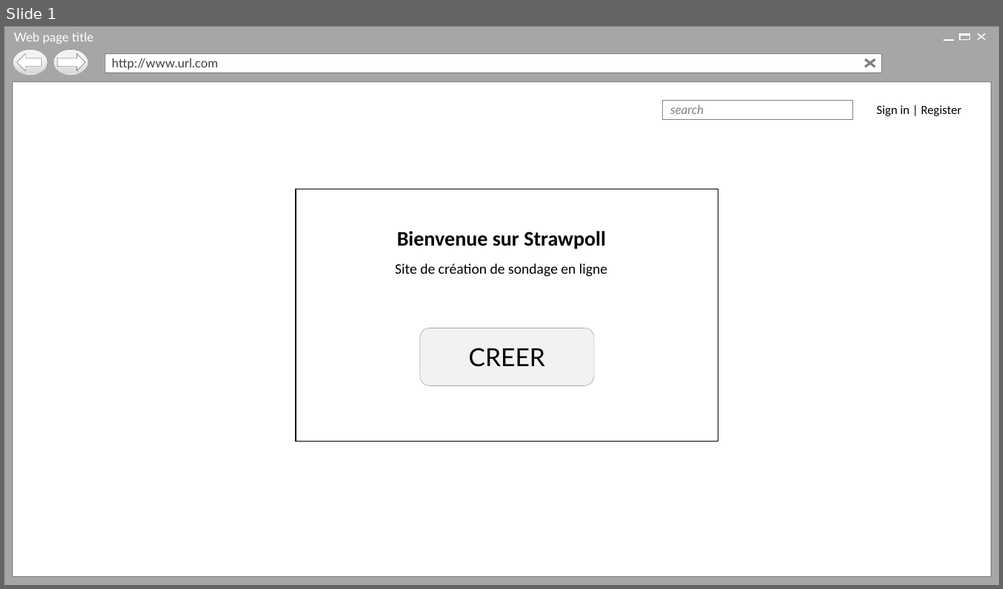
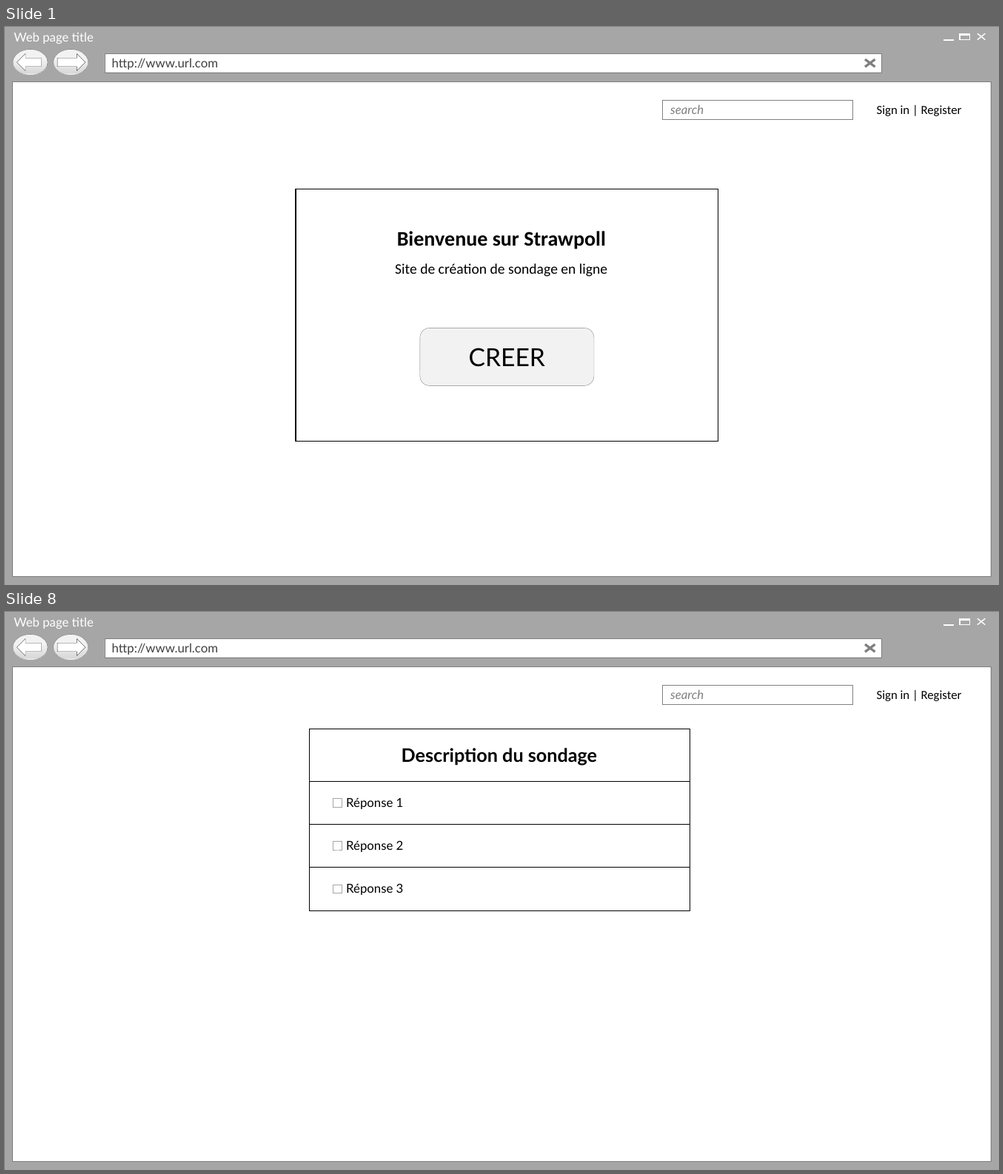
Before and after one commit to Holyz1988/PROJET1-ASP.NET, a slide deck: Page d’acceuil.pptx. Shown one above the other, each under a label of ours: slide 1 before the commit, slides 1 and 8 after it; the slides between them are not shown. The pictures are 1003x589 and 1003x1174 pixels, drawn with LibreOffice and Linux fonts; fonts in the diff are those of the drawing; background and template pictures are left out. Boxes give left, top, right and bottom in pixels: in the first picture for what was removed or moved away, otherwise in the second. Text is boxed around its words. In the diff, an @@ line names an element or a change of style, - is before the commit and + after.

Commit message:
Slides sondages et relations entre elles terminé

```diff
--- a/Page d’acceuil.pptx
+++ b/Page d’acceuil.pptx
@@ slide 8 added at [4,611,999,1170], background #FFFFFF; not listed: 17 template elements that a slide beside it also shows @@
@@ rectangle added at [308,729,690,782], fill #FFFFFF, outline #000000 0.25 pt, 18 pt, text #000000, bold @@
+Description du sondage
@@ rectangle added at [308,781,690,824], fill #FFFFFF, outline #000000 0.25 pt @@
@@ rectangle added at [333,798,342,806], fill #FFFFFF, outline #A6A6A6 0.25 pt @@
@@ text added at [346,798,404,809], 12 pt, text #000000 @@
+Réponse 1
@@ rectangle added at [308,824,690,868], fill #FFFFFF, outline #000000 0.25 pt @@
@@ rectangle added at [333,842,342,850], fill #FFFFFF, outline #A6A6A6 0.25 pt @@
@@ text added at [346,841,404,852], 12 pt, text #000000 @@
+Réponse 2
@@ rectangle added at [308,868,690,911], fill #FFFFFF, outline #000000 0.25 pt @@
@@ rectangle added at [333,885,342,893], fill #FFFFFF, outline #A6A6A6 0.25 pt @@
@@ text added at [346,884,404,895], 12 pt, text #000000 @@
+Réponse 3
```
Also in this commit, not shown: 5 slides changed, 12 other slides added, 1 slide removed.
